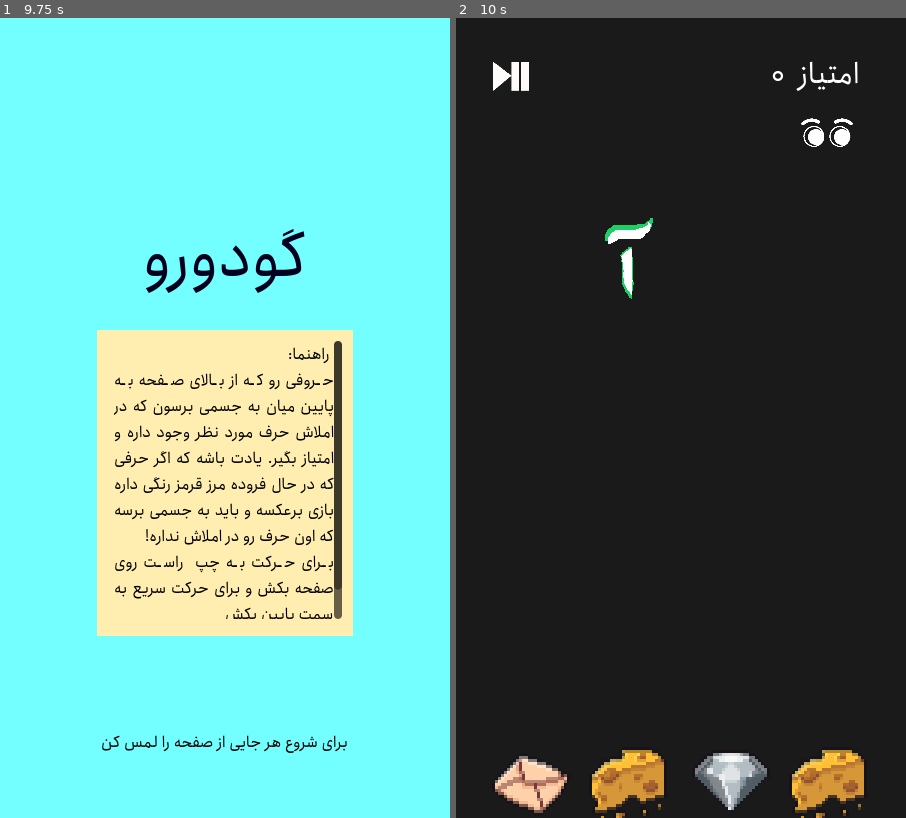
Above: before the commit, frames 1-2 (left to right).
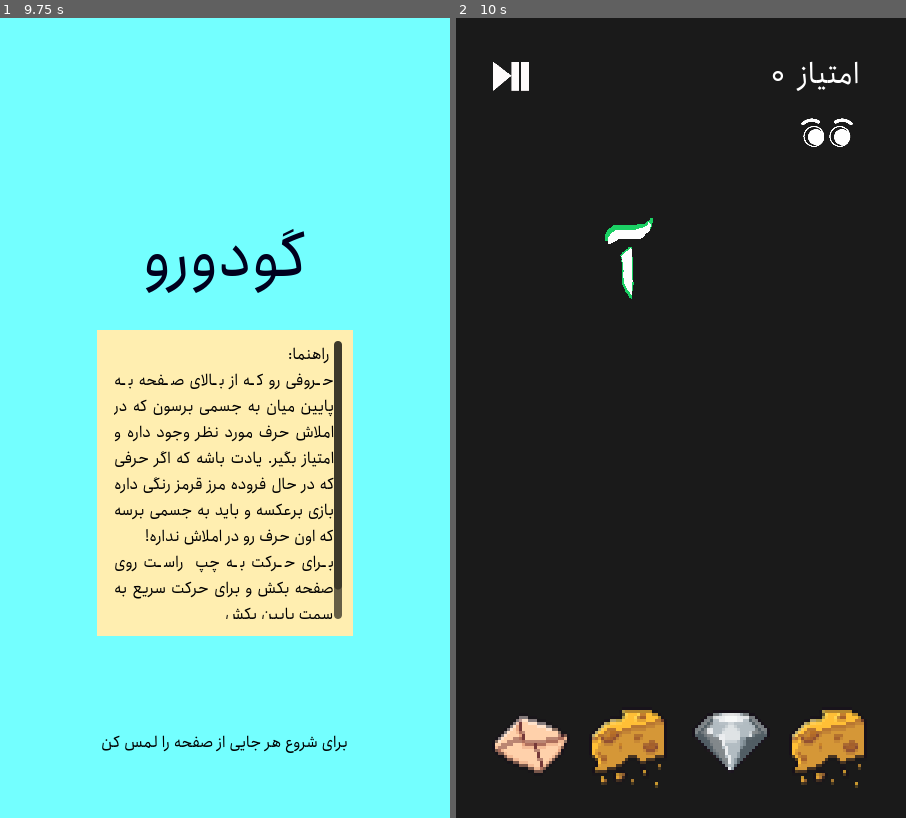
Above: after the commit, the same moments.

Repository: halataa/guduru
Game: Godot game, scene res://scenes/ui/start_page.tscn
Two runs of this game, one before a commit and one after it. Both use one fixed random seed, a clock stepped at 60 frames per second and the inputs below.
Inputs (mouse positions are in pixels of both pictures, inside the frame that each line leads up to):
- Up to frame 1 (9.75 s): tap Enter at 0.5, 2, 3.5 s; move the mouse to (324, 378) at 0.52 s; hold Right (right) 0.53-1.28 s; hold Space (fast) 0.53-1.28 s; click (324, 378) at 0.67 s; move the mouse to (135, 458) at 1.27 s; hold A (left) 1.28-2.03 s; tap Q (reveal) every 1.5 s from 1.35 to 8.85 s; move the mouse to (270, 242) at 2.02 s; hold Space (fast) 2.03-2.78 s; hold Right (right) 2.03-3.53 s; move the mouse to (202, 578) at 2.77 s; click (202, 578) at 2.92 s; move the mouse to (360, 538) at 3.52 s; hold Space (fast) 3.53-4.28 s; hold A (left) 3.53-5.78 s; move the mouse to (90, 298) at 4.27 s; move the mouse to (247, 418) at 5.02 s; hold Space (fast) 5.03-5.78 s; click (247, 418) at 5.17 s; move the mouse to (157, 218) at 5.77 s; hold Right (right) 5.78-8.03 s; move the mouse to (324, 378) at 6.52 s; hold Space (fast) 6.53-7.28 s; move the mouse to (135, 458) at 7.27 s; click (135, 458) at 7.42 s; move the mouse to (270, 242) at 8.02 s; hold Space (fast) 8.03-8.78 s; hold A (left) 8.03-9.53 s; move the mouse to (202, 578) at 8.77 s; move the mouse to (360, 538) at 9.52 s; hold Right (right) from 9.53 s (still down); hold Space (fast) from 9.53 s (still down); click (360, 538) at 9.67 s
- Up to frame 2 (10 s): keep holding Right (right); keep holding Space (fast)

Frame 1 is identical in both runs. In frame 2, 6.2% of the frame differs, in the area x 8-91%, y 86-100%.

Commit message:
test expand

Diff:
--- a/project.godot
+++ b/project.godot
@@ -23,7 +23,10 @@
 
 window/size/viewport_width=450
 window/size/viewport_height=800
+window/size/window_width_override=405
+window/size/window_height_override=900
 window/stretch/mode="canvas_items"
+window/stretch/aspect="expand"
 window/handheld/orientation=1
 
 [gui]
--- a/scenes/level.gd
+++ b/scenes/level.gd
@@ -28,9 +28,9 @@
 	return pngs
 
 func _ready():
-	$EndOfScreen/End.position.y = screen_size.y
-	$GameOver/GameoverHeight.position.y = int(screen_size.y / 3.7)
-	$EnemySpawnLocations.global_position.y = screen_size.y * 0.9
+#	$EndOfScreen/End.global_position.y = screen_size.y * 1.2
+#	$GameOver/GameoverHeight.position.y = int(screen_size.y / 3.7)
+#	$EnemySpawnLocations.global_position.y = screen_size.y
 	$Gameover.visible = false
 	$UI.update_score()
 	Util.right_move.connect(_on_right_move)
